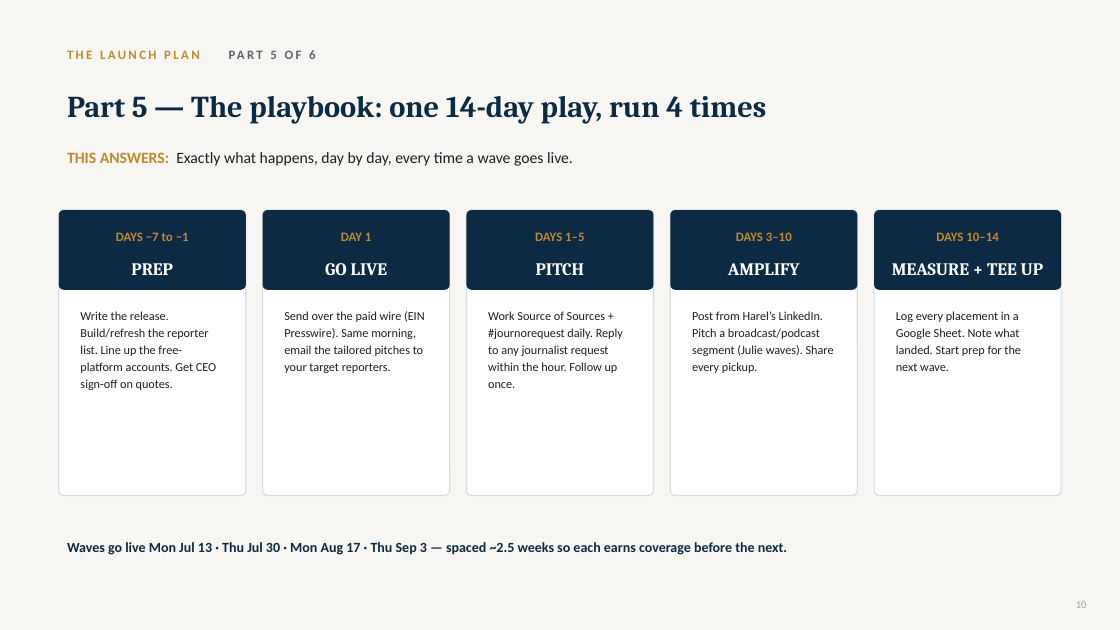
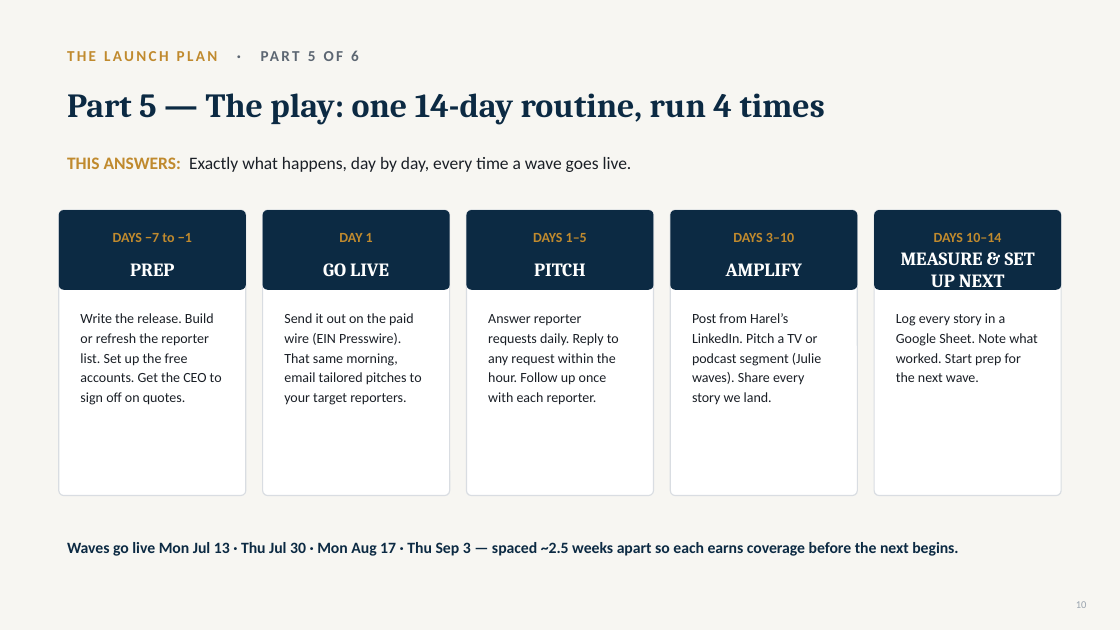
Before and after one commit to gitteromri-ux/eteacher-longevity-pr-campaign, a slide deck: slide 10 of eTeacher_Longevity_PR_Campaign.pptx. Drawn at 1120x630 pixels with LibreOffice and Linux fonts; fonts in the diff are those of the drawing. Boxes give left, top, right and bottom in pixels: in the first picture for what was removed or moved away, otherwise in the second. Text is boxed around its words. In the diff, an @@ line names an element or a change of style, - is before the commit and + after.

Commit message:
Plan slides: plain-English headlines, larger fonts, QA fixes (possible tier, consistent breadcrumbs, step cues)

```diff
--- a/eTeacher_Longevity_PR_Campaign.pptx
+++ b/eTeacher_Longevity_PR_Campaign.pptx
@@ text at (x1=67, y1=50, x2=359, y2=61): text changed; size 11 to 13 pt @@
-THE LAUNCH PLAN PART 5 OF 6
+THE LAUNCH PLAN · PART 5 OF 6
@@ text at (x1=67, y1=93, x2=825, y2=125): text changed; size 26 to 29 pt @@
-Part 5 — The playbook: one 14-day play, run 4 times
+Part 5 — The play: one 14-day routine, run 4 times
@@ text "THIS ANSWERS: Exactly what happens, ..." at (x1=67, y1=157, x2=632, y2=172): size 13.5 to 15 pt @@
@@ size 11 to 12 pt in 5 elements at (x1=113, y1=233, x2=192, y2=242), (x1=339, y1=233, x2=373, y2=242), (x1=533, y1=233, x2=587, y2=242), (x1=733, y1=233, x2=794, y2=242), (x1=934, y1=233, x2=1001, y2=242) @@
@@ size 15 to 16 pt in 4 elements at (x1=130, y1=263, x2=174, y2=276), (x1=323, y1=263, x2=389, y2=276), (x1=534, y1=263, x2=586, y2=276), (x1=726, y1=263, x2=803, y2=276) @@
@@ text at (x1=901, y1=252, x2=1035, y2=292): text changed; size 15 to 16 pt @@
-MEASURE + TEE UP
+MEASURE & SET UP NEXT
@@ text at (x1=80, y1=313, x2=222, y2=405): text changed; size 10.5 to 12 pt @@
-Write the release. Build/refresh the reporter list. Line up the free-platform accounts. Get CEO sign-off on quotes.
+Write the release. Build or refresh the reporter list. Set up the free accounts. Get the CEO to sign off on quotes.
@@ text at (x1=284, y1=313, x2=422, y2=405): text changed; size 10.5 to 12 pt @@
-Send over the paid wire (EIN Presswire). Same morning, email the tailored pitches to your target reporters.
+Send it out on the paid wire (EIN Presswire). That same morning, email tailored pitches to your target reporters.
@@ text at (x1=488, y1=314, x2=619, y2=405): text changed; size 10.5 to 12 pt @@
-Work Source of Sources + #journorequest daily. Reply to any journalist request within the hour. Follow up once.
+Answer reporter requests daily. Reply to any request within the hour. Follow up once with each reporter.
@@ text at (x1=692, y1=313, x2=821, y2=404): text changed; size 10.5 to 12 pt @@
-Post from Harel’s LinkedIn. Pitch a broadcast/podcast segment (Julie waves). Share every pickup.
+Post from Harel’s LinkedIn. Pitch a TV or podcast segment (Julie waves). Share every story we land.
@@ text at (x1=896, y1=313, x2=1038, y2=382): text changed; size 10.5 to 12 pt @@
-Log every placement in a Google Sheet. Note what landed. Start prep for the next wave.
+Log every story in a Google Sheet. Note what worked. Start prep for the next wave.
@@ text at (x1=67, y1=542, x2=958, y2=556): text changed; size 12 to 13.5 pt @@
-Waves go live Mon Jul 13 · Thu Jul 30 · Mon Aug 17 · Thu Sep 3 — spaced ~2.5 weeks so each earns coverage before the next.
+Waves go live Mon Jul 13 · Thu Jul 30 · Mon Aug 17 · Thu Sep 3 — spaced ~2.5 weeks apart so each earns coverage before the next begins.
```
Also in this commit, not shown: 7 other slides changed.
